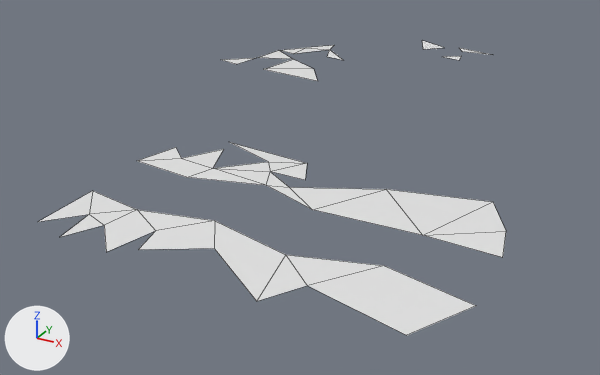
Before and after pictures for a commit that changed the Blender file waveminer.blend.
One viewpoint serves both versions: a 50 mm lens placed at (11.04, -11.18, 4.77), pointed at (3.9, 1.81, -1.72). Lighting does not change. The marker at lower left points along +X, +Y and +Z. Mesh edges are drawn as thin lines. The same objects are shown in both versions, whatever each file hides.

Names of what the first picture shows: 'Level01', 'Level02'.
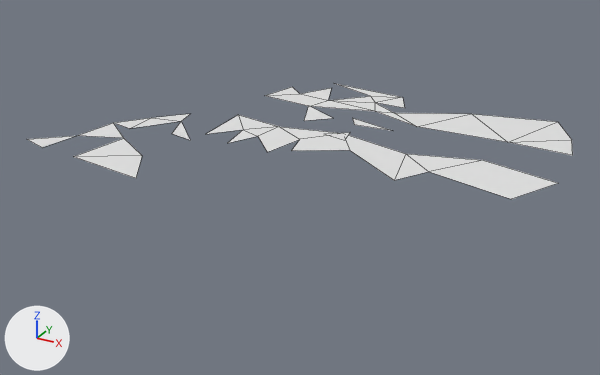
Pixel boxes [x1, y1, x2, y2] of what changed, in the pictures (600 x 375 px):
```json
{"object": "Level02", "change": "moved", "before": [39, 142, 506, 335], "after": [207, 83, 573, 199]}
{"object": "Level01", "change": "moved", "before": [223, 41, 491, 81], "after": [28, 106, 392, 178]}
```

Scene script edits in JSON lines:
```json
{"block": "me_level01", "where": "me_level01.from_pydata(...)  # 23 vertices, 11 faces; spans x 0.9..6.02, y -1.79..2.45, z 0.0"}
{"block": "me_level01", "where": "# used by ob_level01; location = (0.0, 5.0, 0.0)"}
{"block": "me_level01", "change": "me_level01 part 1: the whole mesh is moved by (0.0, -0.72, 0.0)"}
{"op": "set", "path": "ob_level02.location", "old": "(0.0, 0.0, 0.0)", "new": "(0.0, 5.0, 0.0)"}
{"op": "set", "path": "ob_level01.location", "old": "(0.0, 5.0, 0.0)", "new": "(0.0, 0.0, 0.0)"}
```
